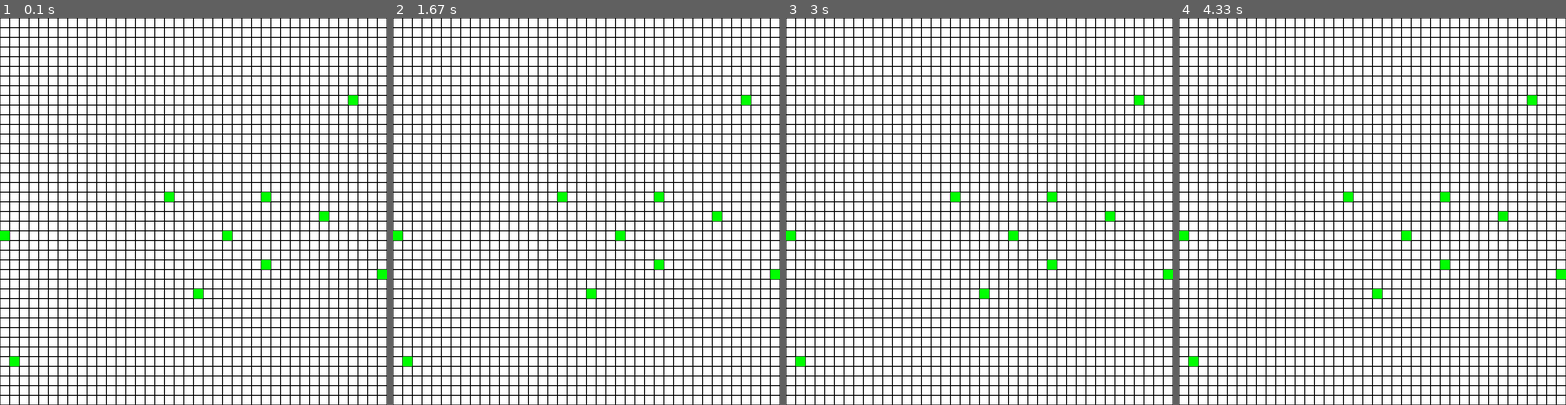
Above: before the commit, frames 1-4 (left to right).
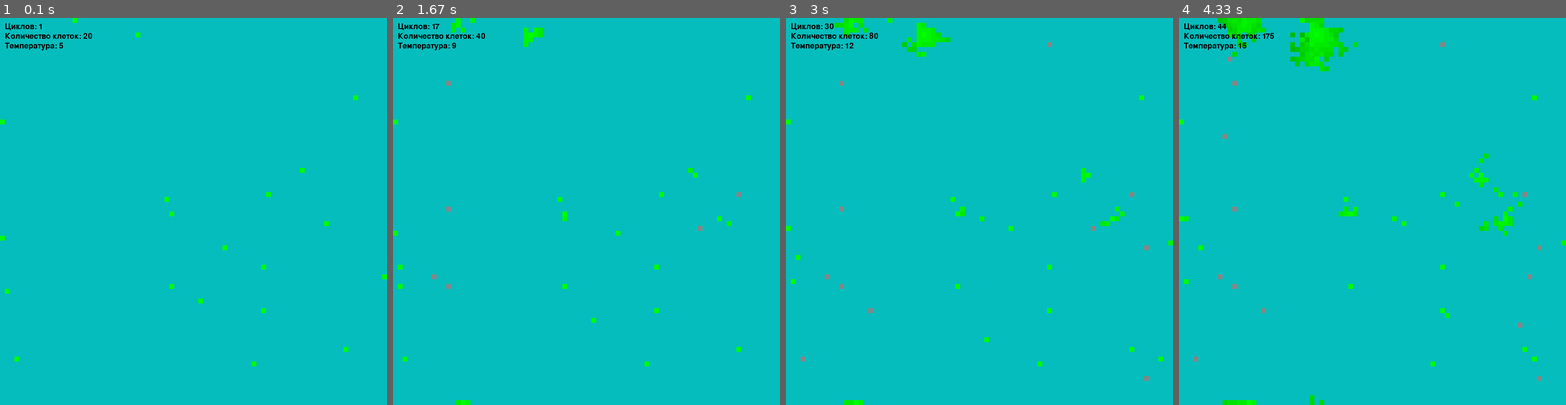
Above: after the commit, the same moments.

Repository: PilotOfAsuka/CellLabPython
Game: pygame game, started from BotsPython.py
Two runs of this game, one before a commit and one after it. Both use one fixed random seed, a clock stepped at 60 frames per second and the inputs below.
Inputs:
- Up to frame 1 (0.1 s): no input
- Up to frame 2 (1.67 s): no input
- Up to frame 3 (3 s): no input
- Up to frame 4 (4.33 s): no input

The runs differ from the first frame. In frame 1, 100% of the frame differs, in the area x 0-100%, y 0-100%; in frame 2, 100%; in frame 3, 100%; in frame 4, 100%.

Commit message:
Update BotsPython.py
Bug fix )

Diff:
--- a/BotsPython.py
+++ b/BotsPython.py
@@ -1,31 +1,35 @@
 import pygame
 import sys
 import random
+import math
 
 # Инициализация Pygame
 pygame.init()
 
 # Константы
 WIDTH, HEIGHT = 800, 800
-CELL_SIZE = 20
+CELL_SIZE = 10 # размер клетки изменяя этот параметр меняется масштаб
 GRID_SIZE = WIDTH // CELL_SIZE
+cycle_count = 0
+max_temperature_change = 15  # Максимальное изменение температуры
+base_temperature = 5  # Базовая температура
 
 # Настройка окна
 screen = pygame.display.set_mode((WIDTH, HEIGHT))
 pygame.display.set_caption('Bot Simulation')
 
 # Цвета
+BKG_color = (6, 189, 189)
 WHITE = (255, 255, 255)
 BLACK = (0, 0, 0)
-
-def draw_grid():
-    for x in range(0, WIDTH, CELL_SIZE):
-        for y in range(0, HEIGHT, CELL_SIZE):
-            rect = pygame.Rect(x, y, CELL_SIZE, CELL_SIZE)
-            pygame.draw.rect(screen, BLACK, rect, 1)
-
+FOOD_COLOR = (133,133,133)
+MAX_CELL_SIZE = 20
+MIN_CELL_SIZE = 10
+START_NUMOFCELL = 20
+
+# Класс BotGenome, определяющий поведение и свойства бота
 class BotGenome:
-    def __init__(self, genome_size=64, food = 1000, x = 0, y = 0, color=(0, 255, 0)):
+    def __init__(self, genome_size=64, food = 500, x = 0, y = 0, color=(0, 255, 0)):
         # Инициализация генома с заданным размером
         self.genome = [random.randint(0, 63) for _ in range(genome_size)]
         self.ptr = 0  # УТК (указатель текущей команды)
@@ -33,32 +37,33 @@
         self.position = (x, y)
         self.color = color
 
+        # функция выполнения генома
     def execute_genome(self):
+        self.food -= calculate_energy_cost(temperature, 10)
         command = self.genome[self.ptr]
         self.execute_command(command)
 
-
+        # функция выполнений команд
     def execute_command(self, command):
         # Выполнение команды в зависимости от числа
-        #print(self.ptr, self.genome[self.ptr])
-        if command in {20,21,22,23}:
+        if command in range(10,24):
             self.photosynthesis()
-        elif command in {27,28,29,30,31}:
+        elif command in range(25,40):
             self.move()
-            self.food -= 1
-        elif command == 33:
+        elif command == range(1,9):
             self.how_many_food()
-
         else:
             self.move_ptr_to()
-        # Здесь могут быть другие команды
-
+        # Здесь могут быть другие команды....
+
+        # функция фотосинтеза
     def photosynthesis(self):
-        # Пример команды "фотосинтез"
-        self.food += 10
+        light_intensity = get_light_intensity(self.position[1])
+        self.food += 5 * light_intensity  # Увеличиваем энергию в зависимости от интенсивности света
         self.move_ptr()
-        #print("Выполняется фотосинтез")
-
+
+
+        # функция команды "сколько у меня еды"
     def how_many_food(self):
         food_index = (self.ptr + 1) % len(self.genome)
         next_ptr_index = (self.ptr + 2) % len(self.genome)
@@ -69,6 +74,8 @@
             self.ptr = (self.ptr + self.genome[next_ptr_index]) % len(self.genome)
         else:
             self.ptr = (self.ptr + self.genome[next_next_ptr_index]) % len(self.genome)
+
+        # функция движения клетки и проверки на столкновение
     def move(self):
          # Модификация для движения бота
         move_dir_index = (self.ptr + 1) % len(self.genome)
@@ -78,53 +85,75 @@
         elif move_dir == 1: dx = -1
         elif move_dir == 2: dy = 1
         elif move_dir == 3: dy = -1
-        self.food -= 1
+        self.food -= calculate_energy_cost(temperature, 10)
         # Обновление позиции бота
         x, y = self.position
         new_x, new_y = ((x + dx) % GRID_SIZE, (y + dy) % GRID_SIZE)
         if not any(bot.position == (new_x, new_y) for bot in bots):  # Проверить, занята ли клетка
             self.position = new_x, new_y
-            self.move_ptr()
+            dir_index = (self.ptr + 2) % len(self.genome)
+            self.ptr = (self.ptr + self.genome[dir_index]) % len(self.genome)
+        if self.position in food_cells:
+            self.food += 1  # Восстанавливаем энергию
+            food_cells.remove(self.position)  # Удаляем клетку еды
+            dir_index = (self.ptr + 43) % len(self.genome)
+            self.ptr = (self.ptr + self.genome[dir_index]) % len(self.genome)
         else:
-            dir_index = (self.ptr + 5) % len(self.genome)
+            dir_index = (self.ptr + 3) % len(self.genome)
             self.ptr = (self.ptr + self.genome[dir_index]) % len(self.genome)
 
-
-
-
+        # функция поворота (НЕреализованно)
     def rotate(self):
         rotate_dir_index = (self.ptr + 1) % len(self.genome)
         rotate_dir = self.genome[rotate_dir_index] % 8
         # Пример команды "Rotate"
-        print(f"Бот повернулся на {rotate_dir} ")
+        #print(f"Бот повернулся на {rotate_dir} ")
         return(rotate_dir)
 
+        # функция перемещения УТК
     def move_ptr_to(self):
         # Перемещение УТК к следующей команде
         self.ptr = (self.ptr + self.genome[self.ptr]) % len(self.genome)
 
+        # функция перемещения указателя текущей команды
     def move_ptr(self):
         # Перемещение УТК к следующей команде
         self.ptr = (self.ptr + 1) % len(self.genome)
 
+        # функция мутации
     def mutate(self, position, new_value):
-        # Мутация: изменение значения в определенной ячейке генома
         self.genome[position] = new_value
-        print("Произошла мутация")
-
+
+
+        # функция деления
     def reproduce(self, bots):
         if not self.is_space_to_reproduce(bots):
             return None  # Нет места для деления
-        else:
-            # Создание нового бота с похожим геномом
-            new_genome = self.genome[:]
-            mutation_index = random.randint(0, len(new_genome) - 1)
-            new_genome[mutation_index] = random.randint(0, 63)
-            new_color = (0, max(self.color[1] - 10, 0), 0)  # Уменьшаем зеленый компонент
-            new_bot = BotGenome(genome_size=len(new_genome), food=self.food // 2, x=self.position[0], y=self.position[1], color=new_color)
-            self.food = self.food // 2  # Поделить энергию между родителем и потомком
-            return new_bot
-
+
+        # Создание нового бота с похожим геномом
+        new_genome = self.genome[:]
+        mutation_index = random.randint(0, len(new_genome) - 1)
+        new_genome[mutation_index] = random.randint(0, 63)
+
+        # Выбор позиции для нового бота
+        free_positions = self.get_free_adjacent_positions(bots)
+        if not free_positions:
+            return None  # Нет свободных позиций
+
+        new_position = random.choice(free_positions)
+        new_color = (0, max(self.color[1] - 10, 0), 0)  # Уменьшаем зеленый компонент
+        new_bot = BotGenome(genome_size=len(new_genome), food=self.food // 2, x=new_position[0], y=new_position[1], color=new_color)
+        self.food = self.food // 2  # Поделить энергию между родителем и потомком
+        return new_bot
+
+        # функция получения свободного места вокруг
+    def get_free_adjacent_positions(self, bots):
+        adjacent_positions = [
+            ((self.position[0] + dx) % GRID_SIZE, (self.position[1] + dy) % GRID_SIZE)
+            for dx in [-1, 0, 1] for dy in [-1, 0, 1] if not (dx == 0 and dy == 0)
+        ]
+        return [pos for pos in adjacent_positions if pos not in [bot.position for bot in bots]]
+        # функция проверки свободного места
     def is_space_to_reproduce(self, bots):
         adjacent_positions = [
             ((self.position[0] + dx) % GRID_SIZE, (self.position[1] + dy) % GRID_SIZE)
@@ -134,46 +163,122 @@
 
 
 
-
+#>>>>>>отдельные функции<<<<<<<<<
+
+# функция расчёта потребления энергии от температуры
+def calculate_energy_cost(temperature, base_energy_cost):
+    optimal_temperature = 5  # Оптимальная температура
+    if temperature >= optimal_temperature:
+        # Энергозатраты увеличиваются с понижением температуры ниже оптимальной
+        energy_cost_multiplier = 1 + (optimal_temperature - temperature) * 0.05
+    else:
+        # Энергозатраты увеличиваются ещё сильнее при очень низких температурах
+        energy_cost_multiplier = 1 + (optimal_temperature - temperature) * 0.5
+
+    return base_energy_cost * energy_cost_multiplier
+
+# Функция для обновления температуры
+def update_temperature(cycle_count):
+    global temperature
+    # Изменяем температуру по синусоиде
+    temperature = base_temperature + max_temperature_change * math.sin(math.radians(cycle_count))
+    temperature = int(temperature)
+    return temperature
+
+def draw_bot_count(bots):
+    count_text = font.render(f'Количество клеток: {len(bots)}', True, BLACK)
+    screen.blit(count_text, (10, 30))  # Меняйте положение текста при необходимости
+
+# функция отрисовки еды
+def draw_food_cells(food_cells):
+    for pos in food_cells:
+        rect = pygame.Rect(pos[0] * CELL_SIZE, pos[1] * CELL_SIZE, CELL_SIZE, CELL_SIZE)
+        pygame.draw.rect(screen, FOOD_COLOR, rect) # FOOD_COLOR - цвет еды
+
+# функция отрисовки клеток
 def draw_bots(bots):
     for bot in bots:
         x, y = bot.position
         rect = pygame.Rect(x * CELL_SIZE, y * CELL_SIZE, CELL_SIZE, CELL_SIZE)
         pygame.draw.rect(screen, bot.color, rect)
 
+# функция интенсивности света
+def get_light_intensity(y):
+    # интенсивность уменьшается от верха к низу
+    return max(1, GRID_SIZE - y)
+
+font = pygame.font.SysFont(None, 24)  # Выберите подходящий шрифт и размер
+
+# функция подсчета циклов
+def draw_cycle_count(cycle_count):
+    text = font.render(f'Циклов: {cycle_count}', True, BLACK)
+    screen.blit(text, (10, 10))  # Размещение текста в левом верхнем углу
+
+# функция подсчета темпeратуры
+def draw_temp_count(temperature):
+    text = font.render(f'Темпeратура: {temperature}', True, BLACK)
+    screen.blit(text, (10, 50))  # Размещение текста в левом верхнем углу
+
+# функция генерации позиции еды зависищая от высоты
+def generate_food_position(width, height):
+    x = random.randint(0, width - 1)
+    if random.random() < 0.7:  # 70% вероятность
+        y = random.randint(height // 2, height - 1)  # Нижняя половина
+    else:
+        y = random.randint(0, height // 2 - 1)  # Верхняя половина
+    return x, y
+
 # Создание нескольких ботов
-bots = [BotGenome(x=random.randint(0, GRID_SIZE - 1), y=random.randint(0, GRID_SIZE - 1)) for _ in range(10)]
-# Создание бота с геномом и запуск его выполнения для демонстрации
-
+bots = [BotGenome(x=random.randint(0, GRID_SIZE - 1), y=random.randint(0, GRID_SIZE - 1)) for _ in range(START_NUMOFCELL)]
+food_cells = []
 
 
 # Основной цикл игры
 while True:
+    update_temperature(cycle_count)  # Обновляем температуру
+
     for event in pygame.event.get():
         if event.type == pygame.QUIT:
             pygame.quit()
             sys.exit()
 
+    # Удаление ботов с нулевым или отрицательным уровнем энергии и создание клеток еды
+    for bot in bots:
+        if bot.food < 0:
+            if random.random() < 0.2:  # Вероятность 20% на создание клетки еды
+                food_cells.append(bot.position)
+
+    bots = [bot for bot in bots if bot.food >= 0]
+
     new_bots = []
     for bot in bots:
         # Выполнение команды генома для каждого бота
         bot.execute_genome()
-        if bot.food > 2000 and bot.is_space_to_reproduce(bots):
+        if bot.food > 1000 and bot.is_space_to_reproduce(bots):
             new_bot = bot.reproduce(bots)
             if new_bot:
-                print("клетка поделилась")
                 new_bots.append(new_bot)
 
 
-    # Удаление ботов с нулевым или отрицательным уровнем энергии
-    bots = [bot for bot in bots if bot.food >= 0]
-
-
-
-
-    bots.extend(new_bots)
-
-    screen.fill(WHITE)
-    draw_grid()
+    # Случайное появление еды
+    if random.random() < 0.3:  # 30% вероятность
+        food_position = (generate_food_position(GRID_SIZE-1,GRID_SIZE-1))
+        # Убедимся, что еда не появляется на занятой клетке
+        if food_position not in [bot.position for bot in bots] and food_position not in food_cells:
+            food_cells.append(food_position)
+
+    # В конце основного игрового цикла
+    bots.extend(new_bots)  # Добавляем новых ботов в основной список
+    new_bots.clear()       # Очищаем список новых ботов для следующего цикла
+
+
+    # Обновление дисплея
+    screen.fill(BKG_color)
     draw_bots(bots)
+    draw_food_cells(food_cells)
+    cycle_count += 1
+    draw_cycle_count(cycle_count)
+    draw_bot_count(bots)
+    draw_temp_count(temperature)
     pygame.display.flip()
+    pygame.time.delay(100)  # Задержка в 100 миллисекунд
